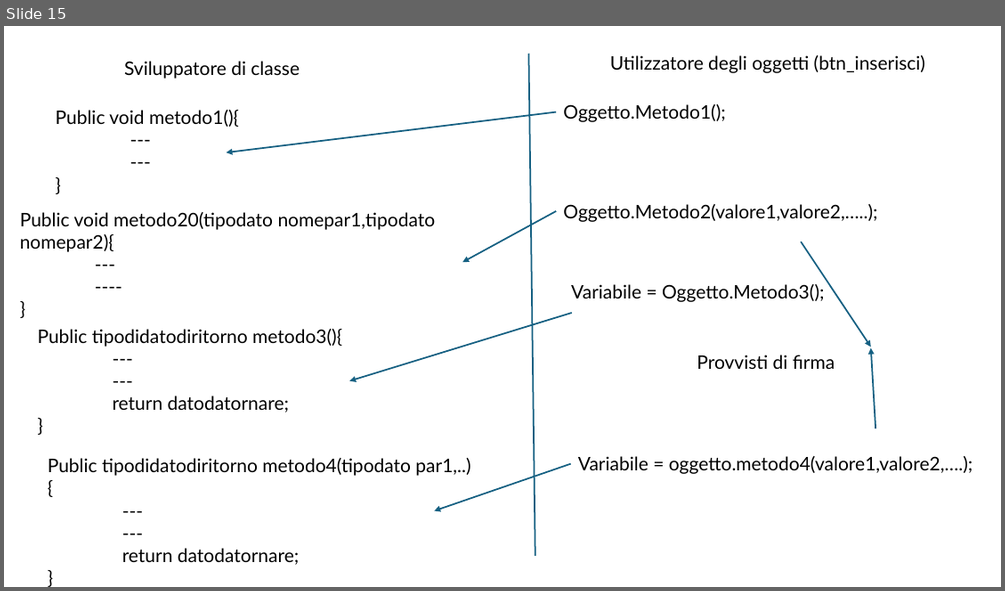
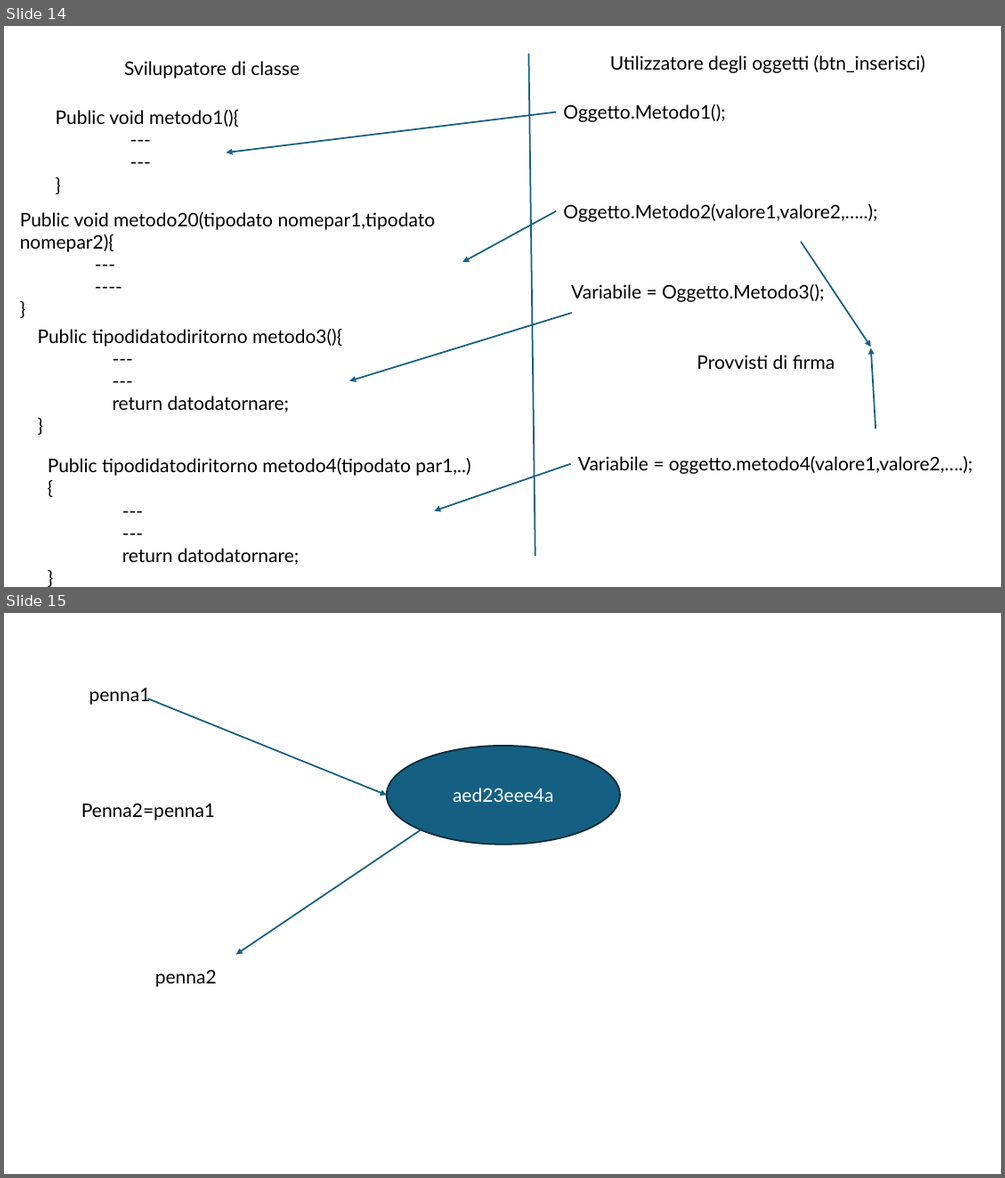
Before and after one commit to mvaleei/Cii56Scfg5iarp1442026, a slide deck: 1404.pptx. Shown one above the other, each under a label of ours: slide 15 before the commit, slides 14 and 15 after it. The pictures are 1005x591 and 1005x1178 pixels, drawn with LibreOffice and Linux fonts; fonts in the diff are those of the drawing. Boxes give left, top, right and bottom in pixels: in the first picture for what was removed or moved away, otherwise in the second. Text is boxed around its words. In the diff, an @@ line names an element or a change of style, - is before the commit and + after.

```diff
--- a/1404.pptx
+++ b/1404.pptx
@@ slide 15 added at <box>4,613,1001,1174</box>, background #FFFFFF @@
@@ text added at <box>89,688,151,705</box>, 18 pt, text #000000 @@
+penna1
@@ arrow added from (147, 699) to (387, 795), #156082 1.5 pt @@
@@ ellipse added at <box>387,746,620,844</box>, fill #156082, outline #092A39 1.5 pt, 18 pt, text #FFFFFF @@
+aed23eee4a
@@ text added at <box>81,803,215,820</box>, 18 pt, text #000000 @@
+Penna2=penna1
@@ arrow added from (421, 830) to (235, 954), #156082 1.5 pt @@
@@ text added at <box>155,969,217,987</box>, 18 pt, text #000000 @@
+penna2
@@ what was slide 15 is now slide 14 @@
```
Also in this commit, not shown: 1 slide changed, 2 slides removed, 15 other files.
